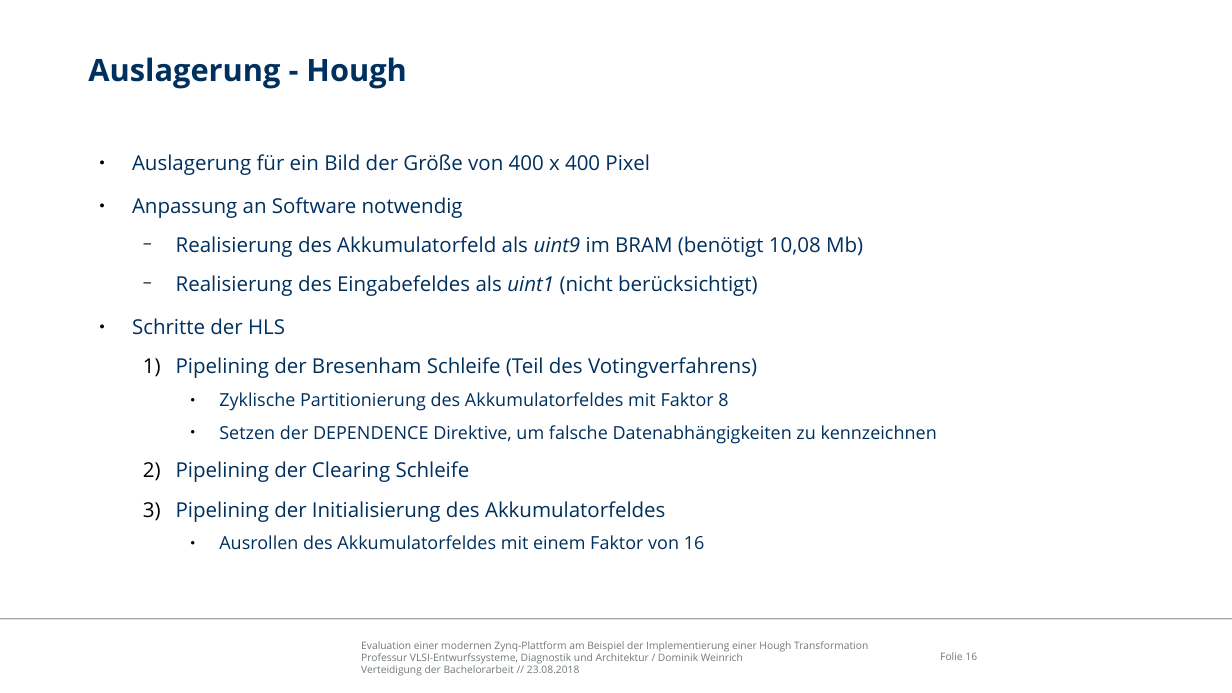
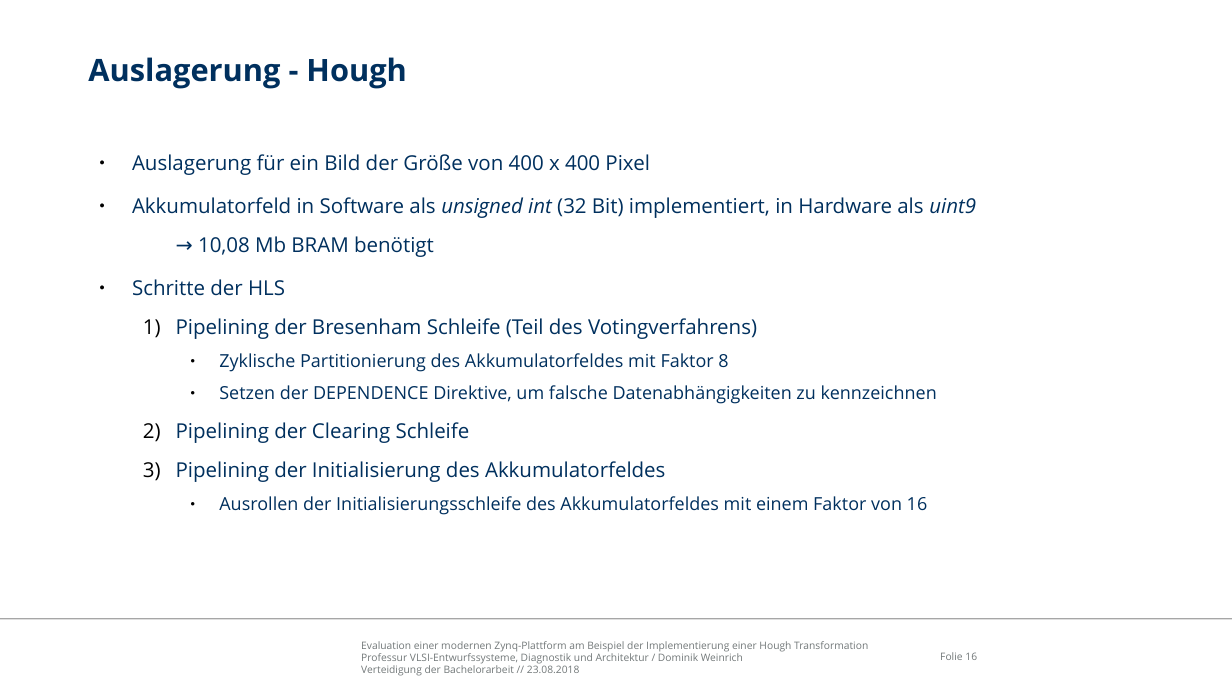
Before and after one commit to freeDom-/hough, a slide deck: slide 16 of Verteidigung/Verteidigung.odp. Drawn at 1232x693 pixels with LibreOffice and Linux fonts; fonts in the diff are those of the drawing; background and template pictures are left out. Boxes give left, top, right and bottom in pixels: in the first picture for what was removed or moved away, otherwise in the second. Text is boxed around its words. In the diff, an @@ line names an element or a change of style, - is before the commit and + after.

```diff
--- a/Verteidigung/Verteidigung.odp
+++ b/Verteidigung/Verteidigung.odp
@@ text at [132,197,976,257]: text changed @@
-● Anpassung an Software notwendig
-  − Realisierung des Akkumulatorfeld als uint9 im BRAM (benötigt 10,08 Mb)
-  − Realisierung des Eingabefeldes als uint1 (nicht berücksichtigt)
+● Akkumulatorfeld in Software als unsigned int (32 Bit) implementiert, in Hardware als uint9
+  → 10,08 Mb BRAM benötigt
@@ text at [219,496,928,515]: text changed @@
-    ● Ausrollen des Akkumulatorfeldes mit einem Faktor von 16
+    ● Ausrollen der Initialisierungsschleife des Akkumulatorfeldes mit einem Faktor von 16
```
Also in this commit, not shown: 11 other slides changed, 1 slide added, 1 other file.
